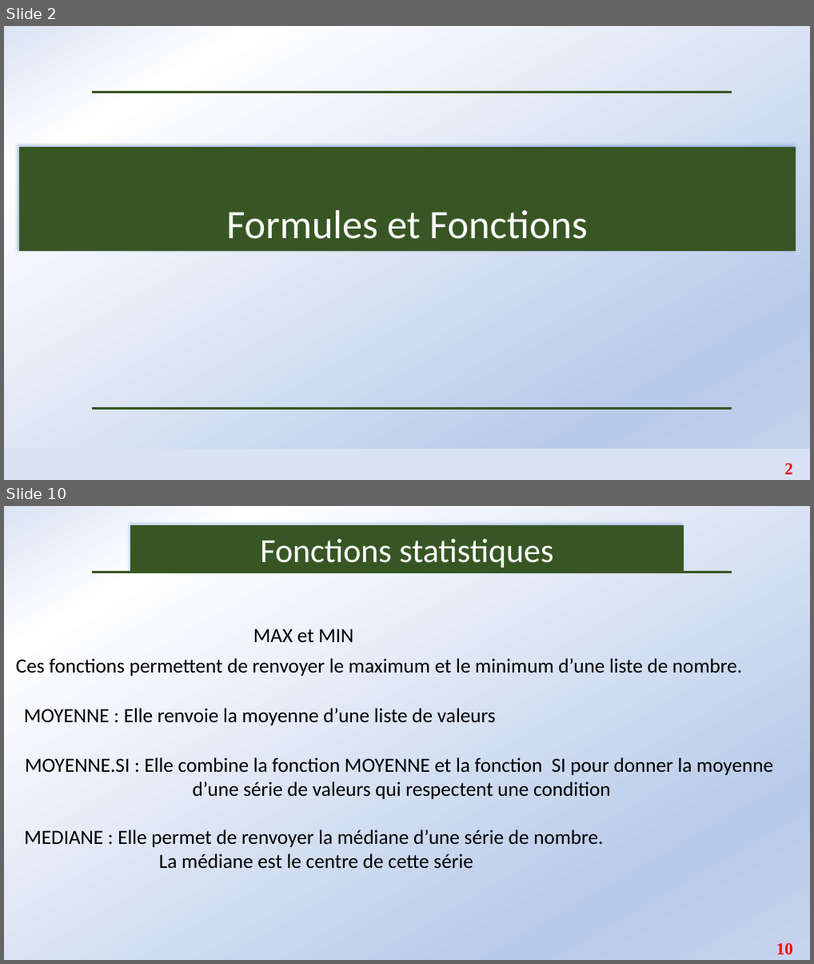
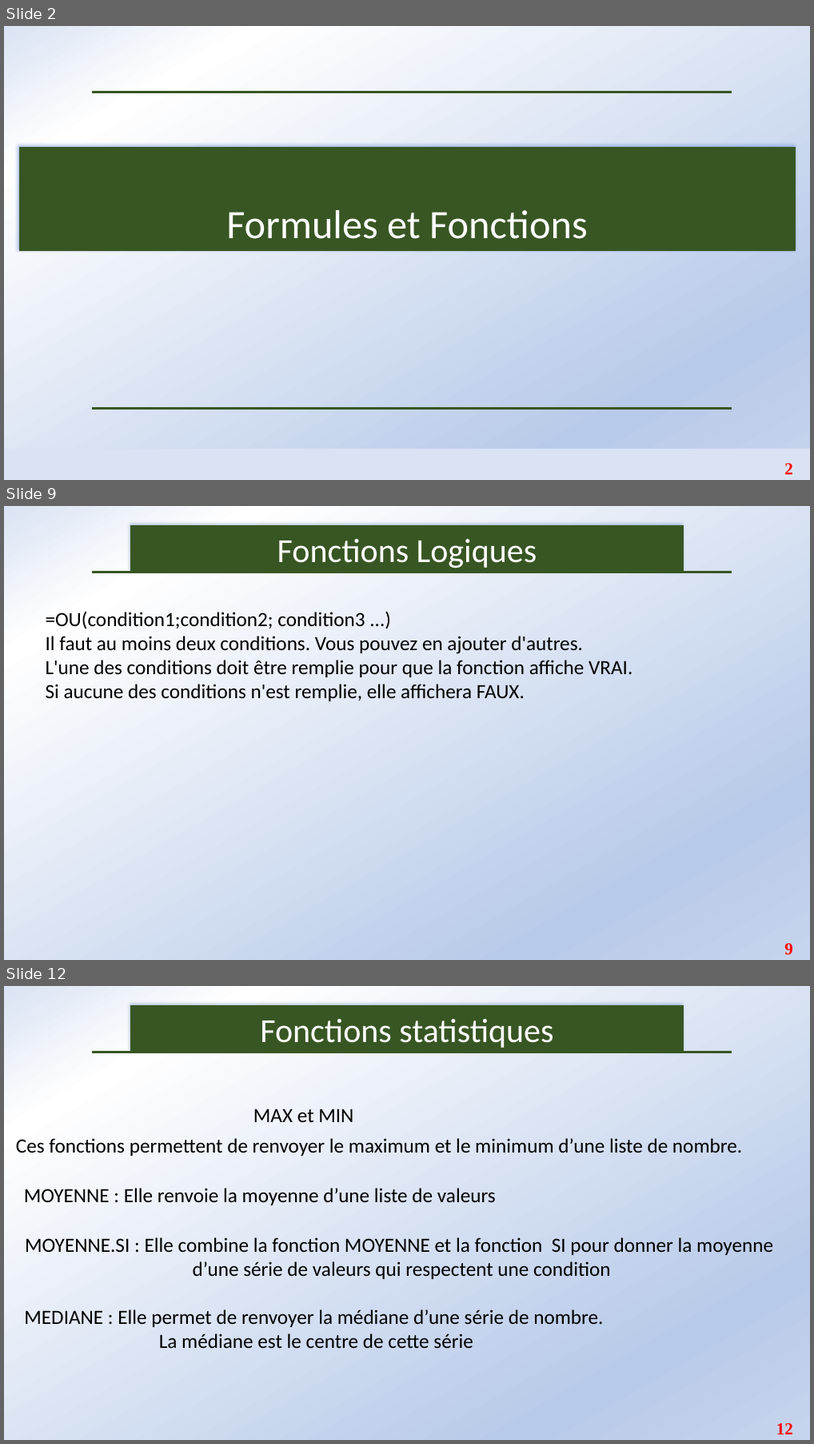
Before and after one commit to Abson-dev/Formation-Excel-IFDC, a slide deck: Cours/IFDC_2.pptx. Shown one above the other, each under a label of ours: slides 2 and 10 before the commit, slides 2, 9 and 12 after it; the slides between them are not shown. The pictures are 814x964 and 814x1444 pixels, drawn with LibreOffice and Linux fonts; fonts in the diff are those of the drawing. Boxes give left, top, right and bottom in pixels: in the first picture for what was removed or moved away, otherwise in the second. Text is boxed around its words. In the diff, an @@ line names an element or a change of style, - is before the commit and + after.

```diff
--- a/Cours/IFDC_2.pptx
+++ b/Cours/IFDC_2.pptx
@@ slide 9 added at (x1=4, y1=506, x2=810, y2=960), background gradient #DAE3F3 to #FFFFFF to #B8CAE9 to #C6D4ED @@
@@ rectangle added at (x1=131, y1=525, x2=684, y2=572), fill #385723, outline #385723 0.75 pt, 40 pt, text #FFFFFF @@
+Fonctions Logiques
@@ line added from (92, 572) to (732, 572), #385723 3 pt @@
@@ text added at (x1=46, y1=612, x2=633, y2=701), 24 pt, text #000000 @@
+=OU(condition1;condition2; condition3 ...)
+Il faut au moins deux conditions. Vous pouvez en ajouter d'autres.
+L'une des conditions doit être remplie pour que la fonction affiche VRAI.
+Si aucune des conditions n'est remplie, elle affichera FAUX.
@@ page number added at (x1=785, y1=943, x2=794, y2=955), 20 pt, text #FF0000, bold @@
+9
@@ what was slide 10 is now slide 12 @@
@@ page number at (x1=777, y1=1423, x2=794, y2=1434): text changed @@
-10
+12
```
Also in this commit, not shown: 7 slides changed, 3 other slides added, 1 slide removed.
